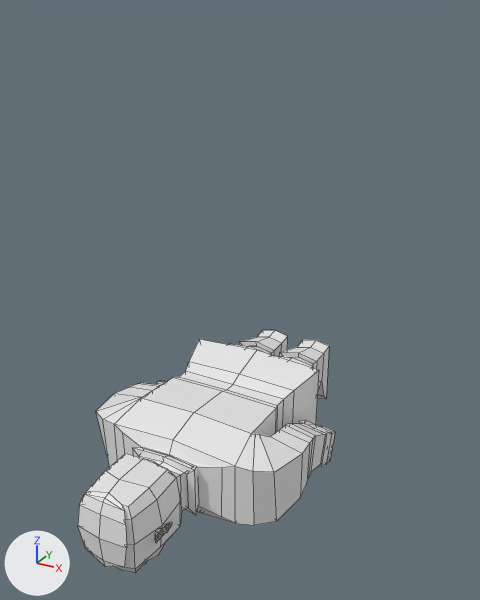
The FBX model people/Human/kozak_3.fbx, before and after one commit.
One viewpoint serves both versions: a camera (50 mm lens) standing at (0.709, -1.63, 0.947) and looking at (0.031, -0.396, 0.33). Lighting does not change. The marker at lower left points along +X, +Y and +Z. Both versions are drawn at the pose saved in each file; the numbers are the values there. Mesh edges are drawn as thin lines. Materials are left out; every surface is plain grey.

The first picture shows 'kozak_3'.
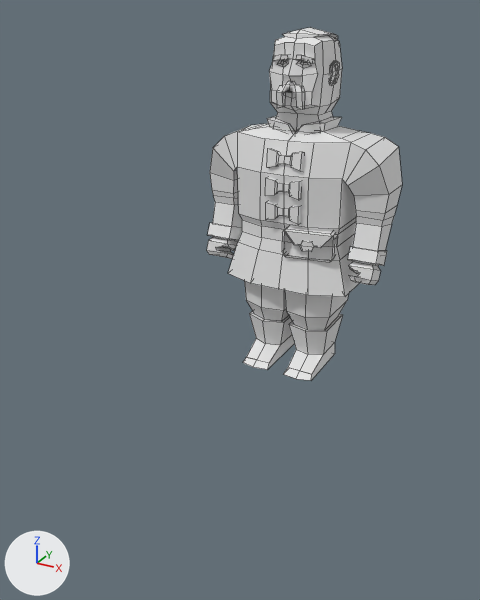
Patch to the scene script:
```diff
--- a/people/Human/kozak_3.fbx.py
+++ b/people/Human/kozak_3.fbx.py
@@ ob_kozak_3 @@
 ob_kozak_3 = bpy.data.objects.new('kozak_3', me_cube_001)
-ob_kozak_3.location = (0.001, 0.0, 0.0)
-ob_kozak_3.rotation_euler = (-3.142, 0.0, 0.0)  # degrees (-180, 0, 0)
+ob_kozak_3.location = (0.001, 0.001, 0.0)
+ob_kozak_3.rotation_euler = (1.571, 0.0, 0.0)  # degrees (90, 0, 0)
```

Boxes (x1, y1, x2, y2) around the edits, measured in the pictures (480 x 600 px):
'kozak_3', moved, turned
    before: (78, 330, 335, 573)
    after: (207, 27, 402, 380)
